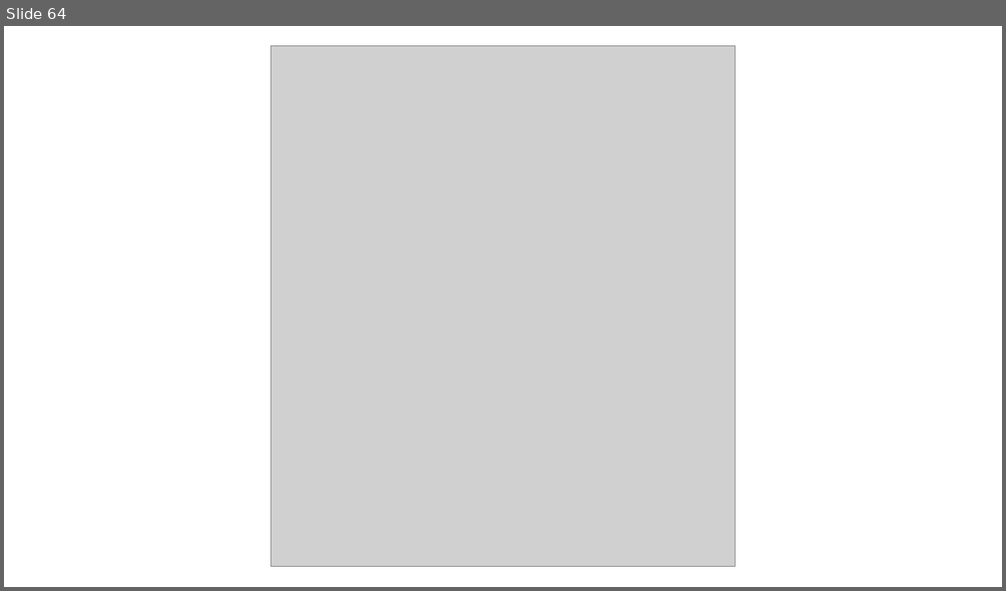
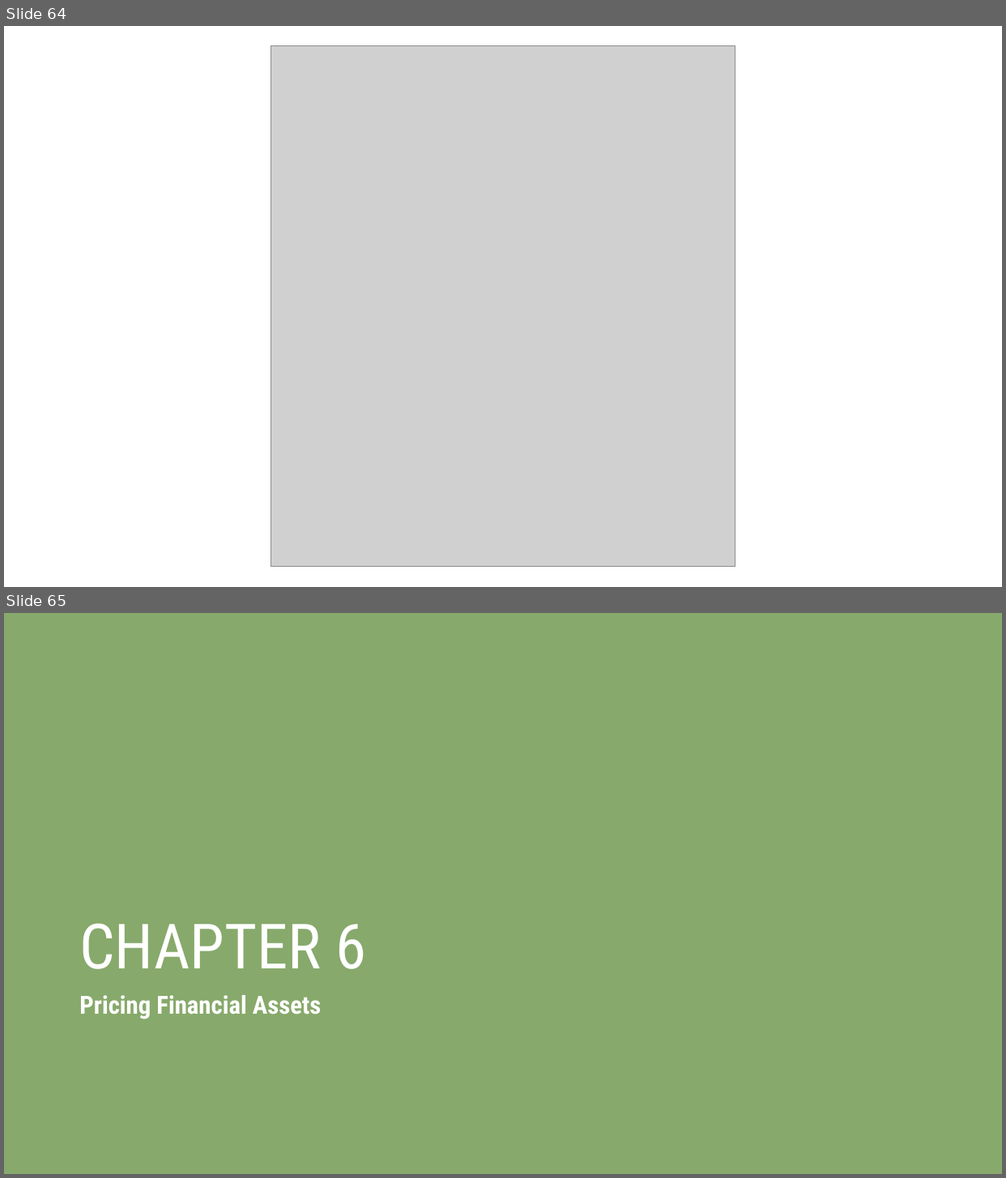
Before and after one commit to ncachanosky/ECON-3320-online, a slide deck: figures/figures.pptx. Shown one above the other, each under a label of ours: slide 64 before the commit, slides 64 and 65 after it. The pictures are 1006x591 and 1006x1178 pixels, drawn with LibreOffice and Linux fonts; fonts in the diff are those of the drawing; grey boxes stand for pictures. Boxes give left, top, right and bottom in pixels: in the first picture for what was removed or moved away, otherwise in the second. Text is boxed around its words. In the diff, an @@ line names an element or a change of style, - is before the commit and + after.

```diff
--- a/figures/figures.pptx
+++ b/figures/figures.pptx
@@ slide 65 added at (4, 613, 1002, 1174), background #87A96B @@
@@ title added at (79, 923, 366, 969), 60 pt, text #FFFFFF @@
+CHAPTER 6
@@ text added at (79, 995, 322, 1020), 24 pt, text #FFFFFF, bold @@
+Pricing Financial Assets
```
Also in this commit, not shown: 3 slides changed, 8 other slides added, 2 slides removed, 28 other files.
